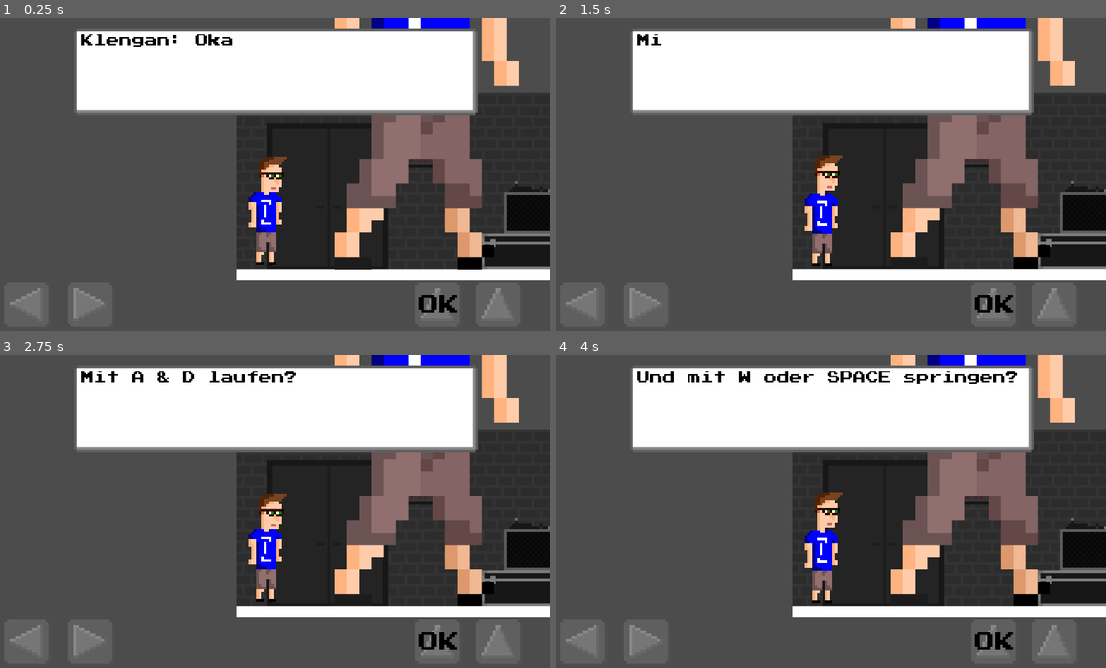
Above: before the commit, frames 1-4 (two rows, left to right).
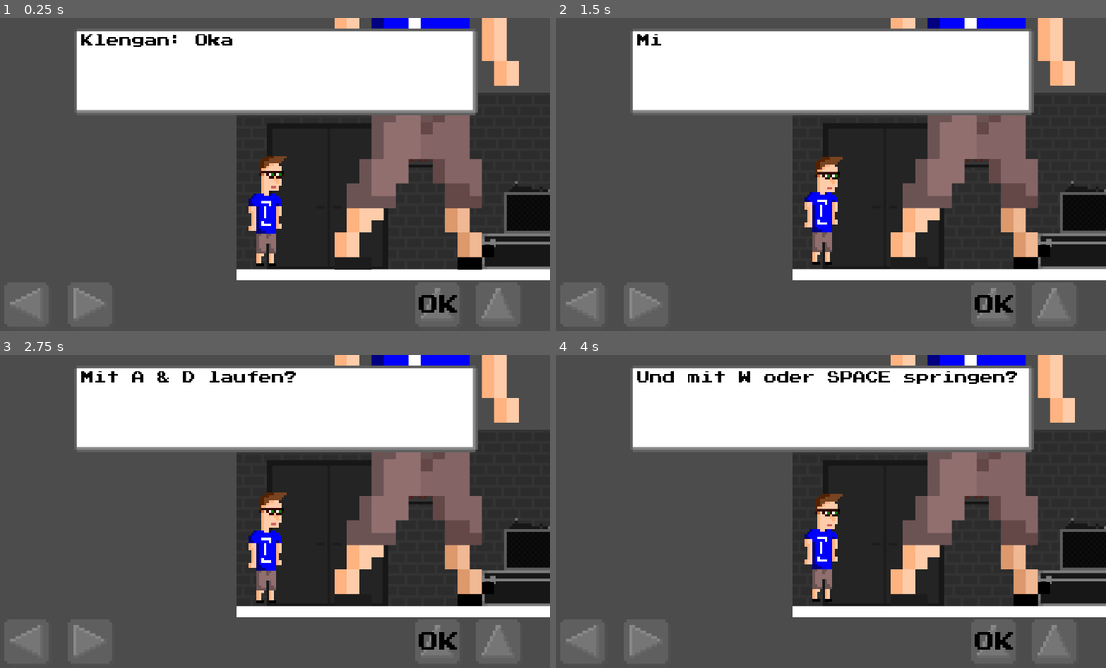
Above: after the commit, the same moments.

Repository: klenganthegame/KlenganTheGame
Game: Godot game, scene res://level/Level1.tscn
Two runs of this game, one before a commit and one after it. Both use one fixed random seed, a clock stepped at 60 frames per second and the inputs below.
Inputs:
- Up to frame 1 (0.25 s): no input
- Up to frame 2 (1.5 s): tap Enter (accept) at 0.5, 1.35 s; hold Enter (accept) 0.53-1.28 s; hold D (walk_right) from 0.53 s (still down); tap Space (jump) at 0.77 s
- Up to frame 3 (2.75 s): tap Space (jump) at 1.52 s; tap Enter (accept) at 2 s; release D (walk_right) at 2.03 s; hold A (walk_left) from 2.03 s (still down); hold Enter (accept) from 2.03 s (still down)
- Up to frame 4 (4 s): release A (walk_left) at 2.78 s; release Enter (accept) at 2.78 s; hold D (walk_right) from 2.78 s (still down); tap Enter (accept) at 2.85 s; tap Space (jump) at 3.02, 3.77 s; hold Enter (accept) from 3.53 s (still down)

The runs differ from the first frame. In frame 1, 0.4% of the frame differs, in the area x 45-53%, y 44-80%; in frame 2, 0.4%, in the area x 45-53%, y 43-80%; in frame 3, 0.4%; in frame 4, 0.4%.

Commit message:
connected signal

Diff:
--- a/objects/level1/Klengan.gd
+++ b/objects/level1/Klengan.gd
@@ -83,3 +83,8 @@
 	can_interact = false
 	area = null
 	pass # Replace with function body.
+
+
+func _on_DialogueBox_dialogue_exit():
+	# do stuff here
+	pass
--- a/objects/level1/Klengan.tscn
+++ b/objects/level1/Klengan.tscn
@@ -50,7 +50,6 @@
 scale = Vector2( 0.2, 0.2 )
 frames = SubResource( 1 )
 animation = "idle"
-frame = 1
 playing = true
 
 [node name="Camera2D" type="Camera2D" parent="."]
@@ -109,3 +108,4 @@
 wait_time = 0.01
 [connection signal="area_entered" from="Area2D" to="." method="_on_Area2D_area_entered"]
 [connection signal="area_exited" from="Area2D" to="." method="_on_Area2D_area_exited"]
+[connection signal="dialogue_exit" from="CanvasLayer/DialogueBox" to="." method="_on_DialogueBox_dialogue_exit"]
